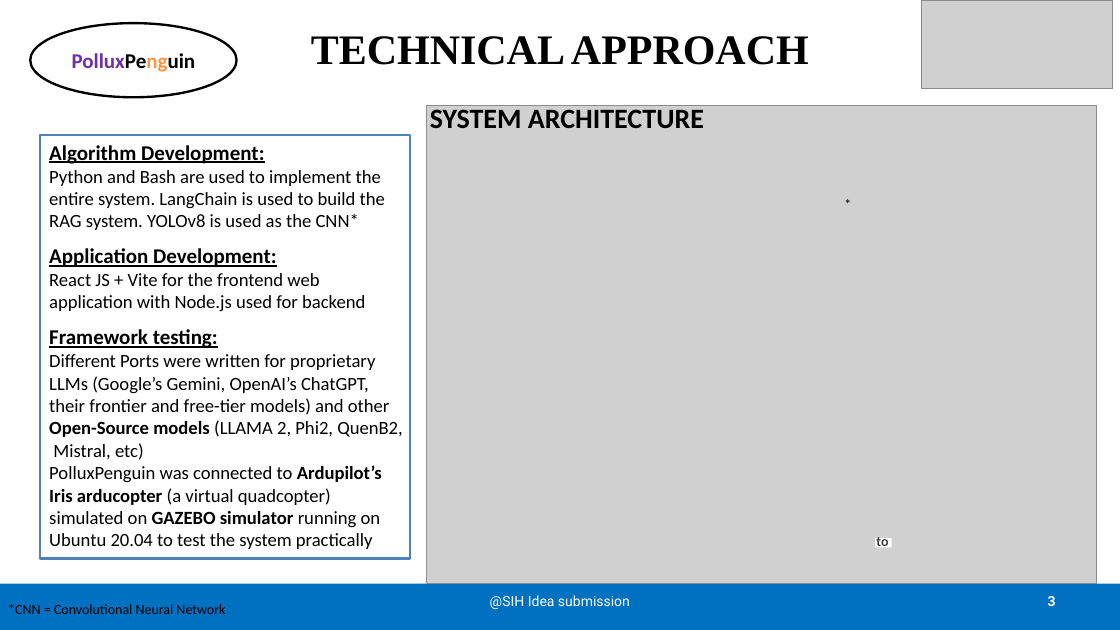
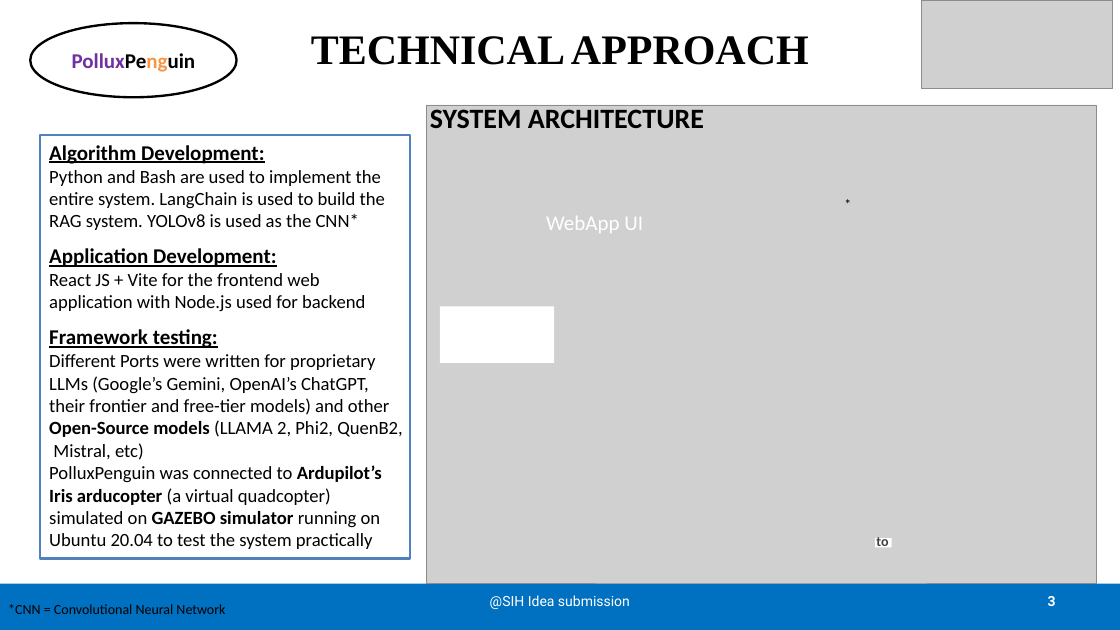
Before and after one commit to AradhyaSpace11/PolluxPenguin-beta, a slide deck: slide 3 of Docs/PolluxPenguin-PPT.pptx. Drawn at 1120x630 pixels with LibreOffice and Linux fonts; fonts in the diff are those of the drawing; grey boxes stand for pictures. Boxes give left, top, right and bottom in pixels: in the first picture for what was removed or moved away, otherwise in the second. Text is boxed around its words. In the diff, an @@ line names an element or a change of style, - is before the commit and + after.

```diff
--- a/Docs/PolluxPenguin-PPT.pptx
+++ b/Docs/PolluxPenguin-PPT.pptx
@@ text added at (546, 216, 643, 233), 18 pt, text #FFFFFF @@
+WebApp UI
@@ rectangle added at (440, 307, 555, 363), fill #FFFFFF @@
```
Also in this commit, not shown: 1 other slide changed.
